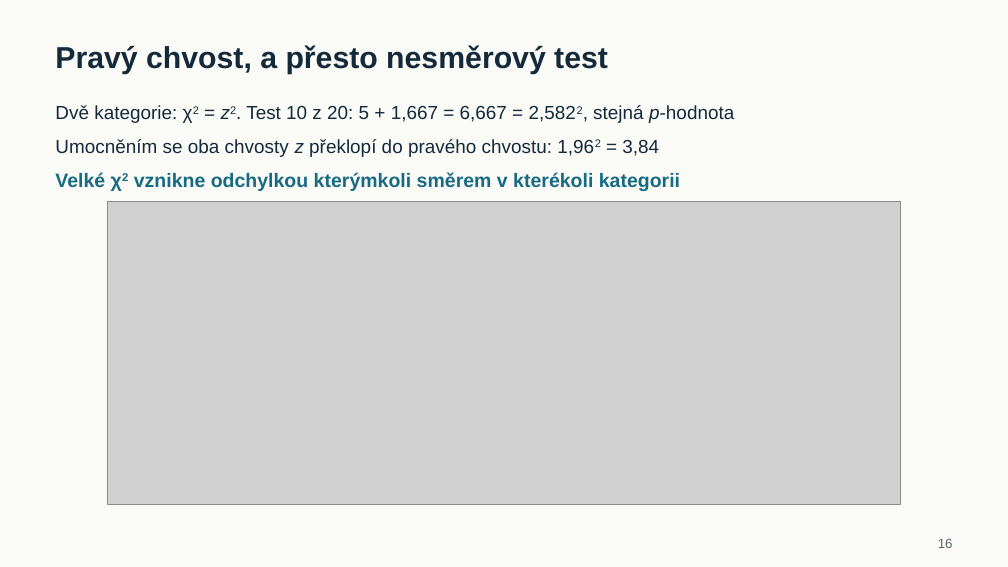
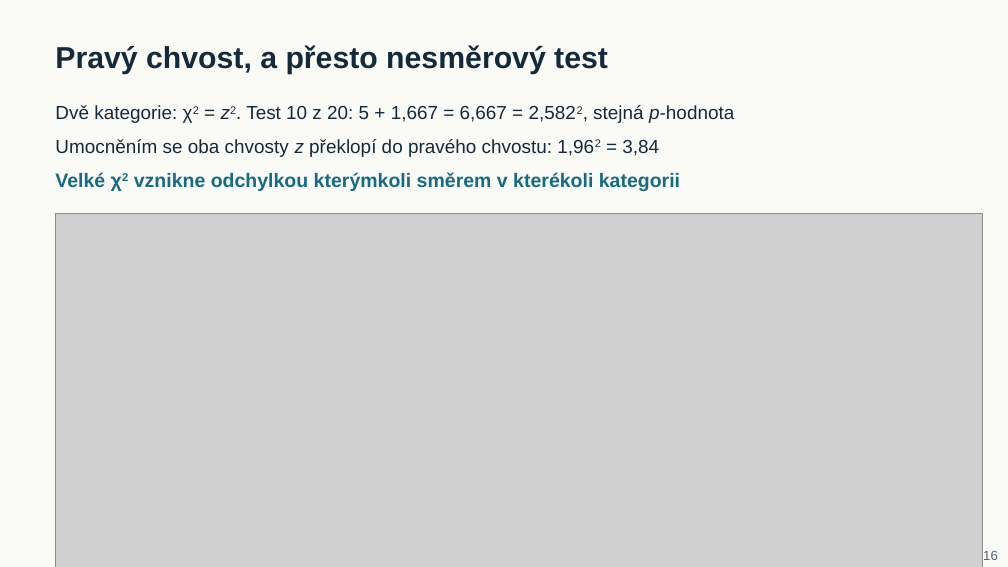
Before and after one commit to reckak/statistics-for-psychology, a slide deck: slide 16 of presentations/kapitola_09/kapitola_09_podily_a_kategorialni_data.pptx. Drawn at 1008x567 pixels with LibreOffice and Linux fonts; fonts in the diff are those of the drawing; grey boxes stand for pictures. Boxes give left, top, right and bottom in pixels: in the first picture for what was removed or moved away, otherwise in the second. Text is boxed around its words. In the diff, an @@ line names an element or a change of style, - is before the commit and + after.

```diff
--- a/presentations/kapitola_09/kapitola_09_podily_a_kategorialni_data.pptx
+++ b/presentations/kapitola_09/kapitola_09_podily_a_kategorialni_data.pptx
@@ picture: place and size @@
-picture at [108,201,900,504]
+picture at [56,213,982,567]
@@ text "16": place and size @@
-text "16" at [938,539,953,548]
+text "16" at [983,551,998,560]
```
Also in this commit, not shown: 10 other slides changed, 8 other files.
